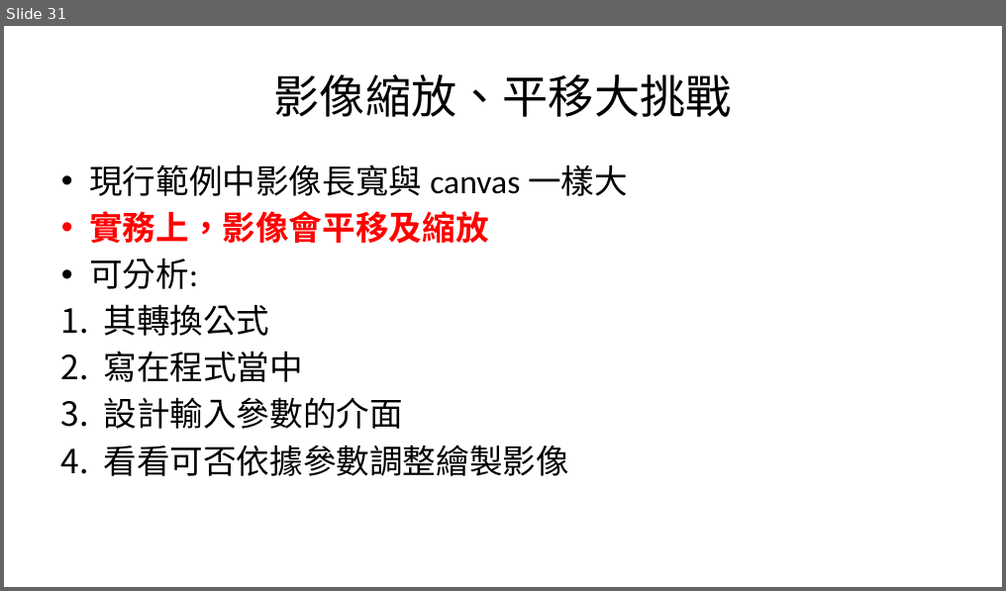
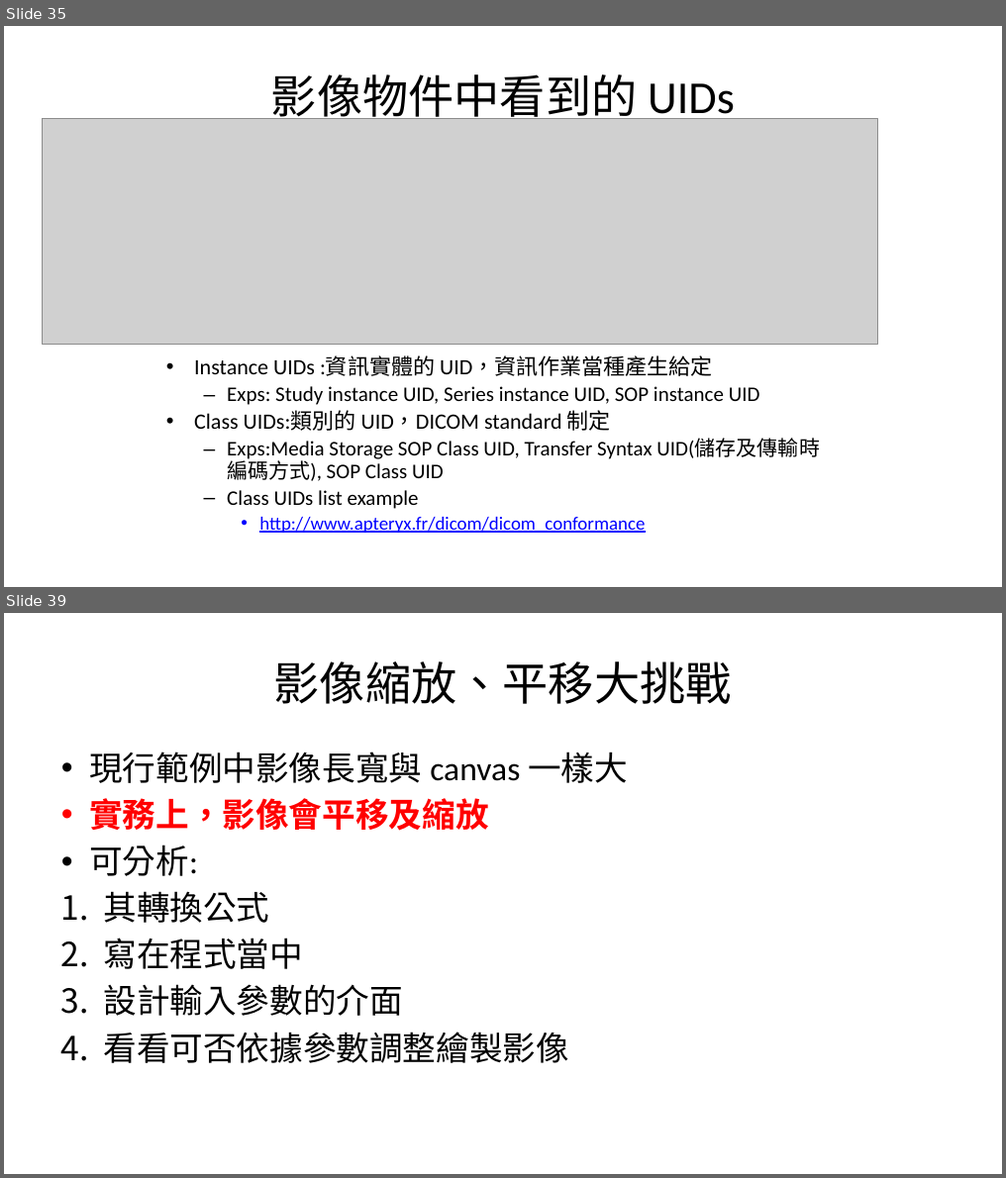
Before and after one commit to mos2718/drawDICOM, a slide deck: DrawDICOM1.pptx. Shown one above the other, each under a label of ours: slide 31 before the commit, slides 35 and 39 after it; the slides between them are not shown. The pictures are 1006x591 and 1006x1178 pixels, drawn with LibreOffice and Linux fonts; fonts in the diff are those of the drawing; grey boxes stand for pictures. Boxes give left, top, right and bottom in pixels: in the first picture for what was removed or moved away, otherwise in the second. Text is boxed around its words. In the diff, an @@ line names an element or a change of style, - is before the commit and + after.

```diff
--- a/DrawDICOM1.pptx
+++ b/DrawDICOM1.pptx
@@ slide 35 added at [4,26,1002,587], background #FFFFFF @@
@@ title added at [271,75,735,125], 44 pt, text #000000 @@
+影像物件中看到的 UIDs
@@ picture added at [43,118,877,344] @@
@@ text added at [194,357,820,533], 20 pt, text #000000 @@
+• Instance UIDs :資訊實體的 UID，資訊作業當種產生給定
+  – Exps: Study instance UID, Series instance UID, SOP instance UID
+• Class UIDs:類別的 UID，DICOM standard 制定
+  – Exps:Media Storage SOP Class UID, Transfer Syntax UID(儲存及傳輸時編碼方式), SOP Class UID
+  – Class UIDs list example
+    • http://www.apteryx.fr/dicom/dicom_conformance
@@ what was slide 31 is now slide 39 @@
```
Also in this commit, not shown: 3 slides changed, 7 other slides added, 5 other files.
